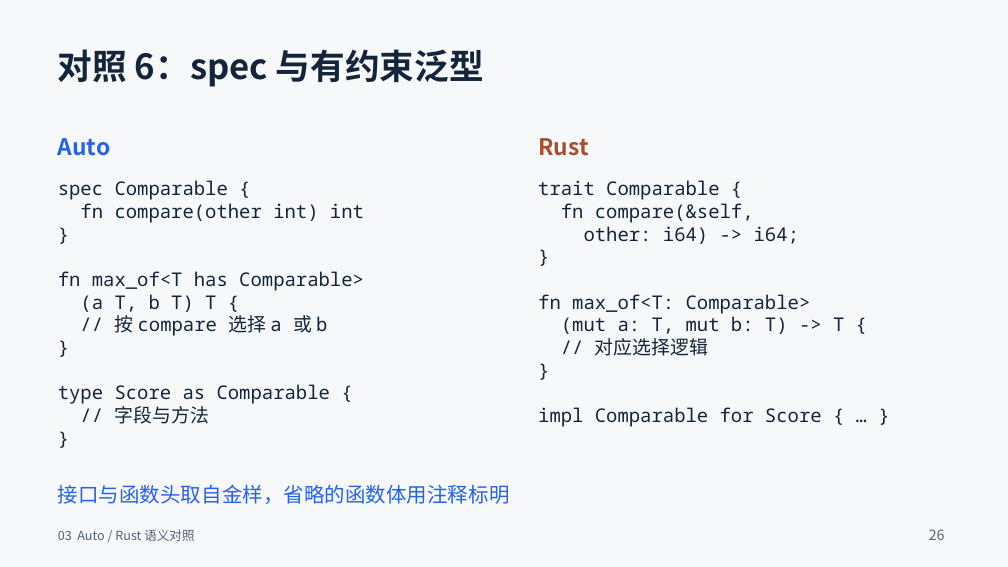
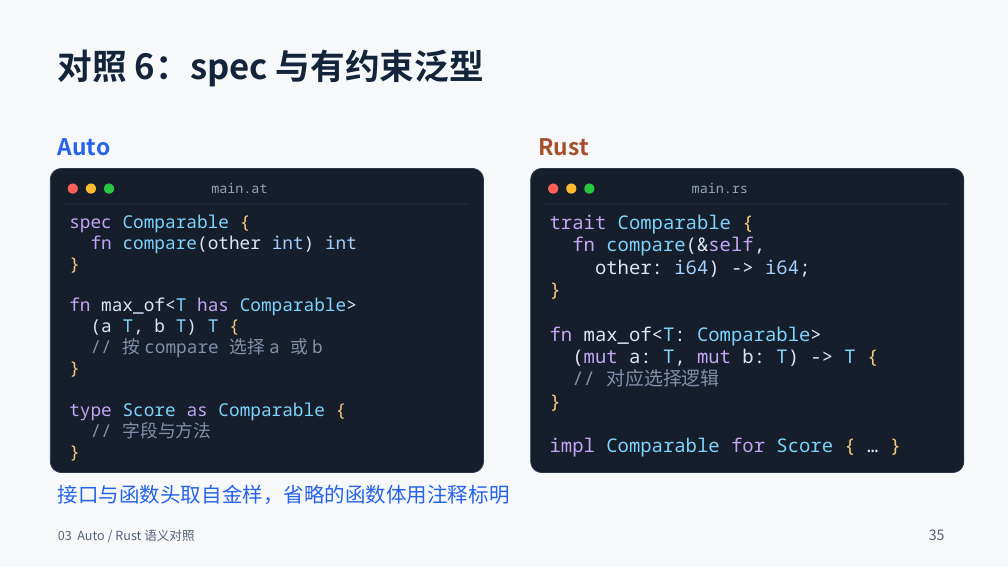
Before and after one commit to auto-stack/docs, a slide deck: slide 35 of AutoOS/Auto与Rust融合生态_37页_深色结尾群二维码版.pptx (slide 26 before the commit). Drawn at 1008x567 pixels with LibreOffice and Linux fonts; fonts in the diff are those of the drawing. Boxes give left, top, right and bottom in pixels: in the first picture for what was removed or moved away, otherwise in the second. Text is boxed around its words. In the diff, an @@ line names an element or a change of style, - is before the commit and + after.

```diff
--- a/AutoOS/Auto与Rust融合生态_37页_深色结尾群二维码版.pptx
+++ b/AutoOS/Auto与Rust融合生态_37页_深色结尾群二维码版.pptx
@@ rounded rectangle added at [51,169,484,473], fill #161E2C, outline #2A374D 0.75 pt @@
@@ rounded rectangle added at [531,169,964,473], fill #161E2C, outline #2A374D 0.75 pt @@
@@ line added from (64, 204) to (470, 204), #2A374D 0.75 pt @@
@@ ellipse added at [68,184,79,194], fill #FF5F57 @@
@@ ellipse added at [86,184,97,194], fill #FEBC2E @@
@@ ellipse added at [104,184,115,194], fill #28C840 @@
@@ text added at [211,183,267,193], 12.8 pt, text #94A3B8 @@
+main.at
@@ line added from (545, 204) to (950, 204), #2A374D 0.75 pt @@
@@ ellipse added at [548,184,559,194], fill #FF5F57 @@
@@ ellipse added at [566,184,577,194], fill #FEBC2E @@
@@ ellipse added at [585,184,595,194], fill #28C840 @@
@@ text added at [692,183,748,193], 12.8 pt, text #94A3B8 @@
+main.rs
@@ text "spec Comparable {": place and size @@
-text "spec Comparable {" at [58,180,364,424]
+text "spec Comparable {" at [69,214,357,439]
@@ text "spec Comparable {" at [69,214,357,439]: size 18 to 16.9 pt; text colour #14253B to #C4A5F5 in "spec", "fn", "fn has", "type as"; text colour #14253B to #7DD3FC in "Comparable", "compare(other", "max_of<T Comparable>", "T, T) T" and 1 more places; text colour #14253B to #F4C979 in "{", "}", "{", "}" and 2 more places; text colour #14253B to #DCE6F3 in "compare(other int)", "max_of<T Comparable>", "(a T, b T)"; text colour #14253B to #A2CFFE in "int) int"; text colour #14253B to #8190A8 in "// 按 compare 选择 a 或 b", "// 字段与方法"; line spacing 1 to 19.9pt @@
@@ text "trait Comparable {": place and size @@
-text "trait Comparable {" at [538,180,844,427]
+text "trait Comparable {" at [550,214,855,457]
@@ text "trait Comparable {" at [550,214,855,457]: text colour #14253B to #C4A5F5 in "trait", "fn compare(&self,", "fn", "(mut mut" and 1 more places; text colour #14253B to #7DD3FC in "Comparable", "compare(&self,", "max_of<T: Comparable>", "T, T) T" and 1 more places; text colour #14253B to #F4C979 in "{", "}", "{", "}" and 1 more places; text colour #14253B to #DCE6F3 in "compare(&self,", "other: i64) -> i64;", "max_of<T: Comparable>", "(mut a: T, b: T) ->" and 1 more places; text colour #14253B to #A2CFFE in "i64) i64;"; text colour #14253B to #8190A8 in "// 对应选择逻辑"; line spacing 1 to 21.2pt @@
@@ text at [929,529,945,540]: text changed @@
-26
+35
```
Also in this commit, not shown: 34 other slides changed, 9 slides added.
